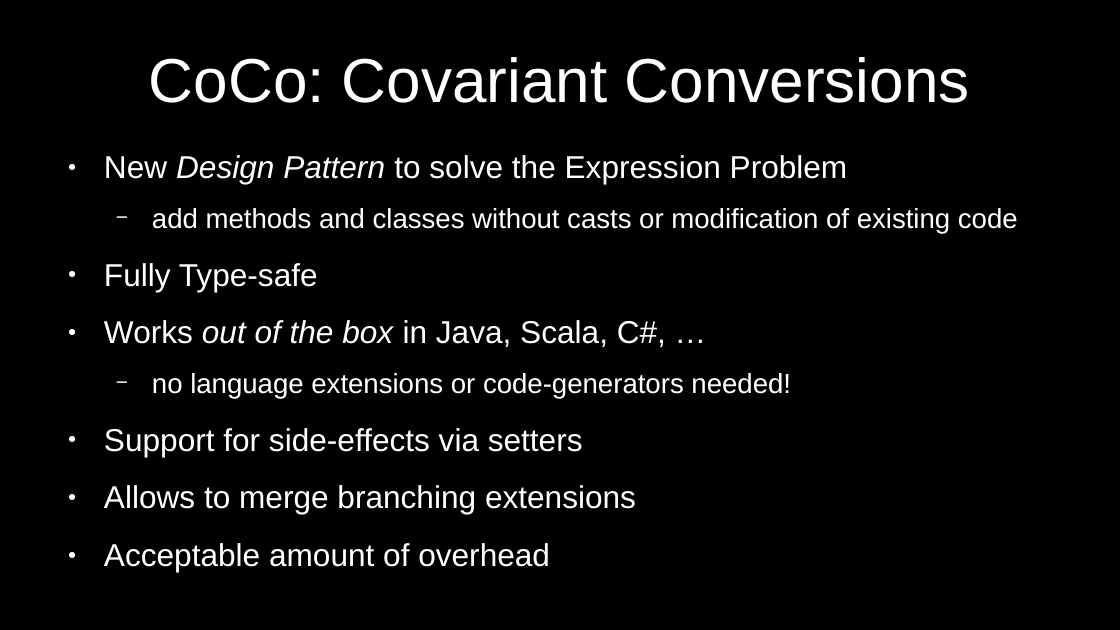
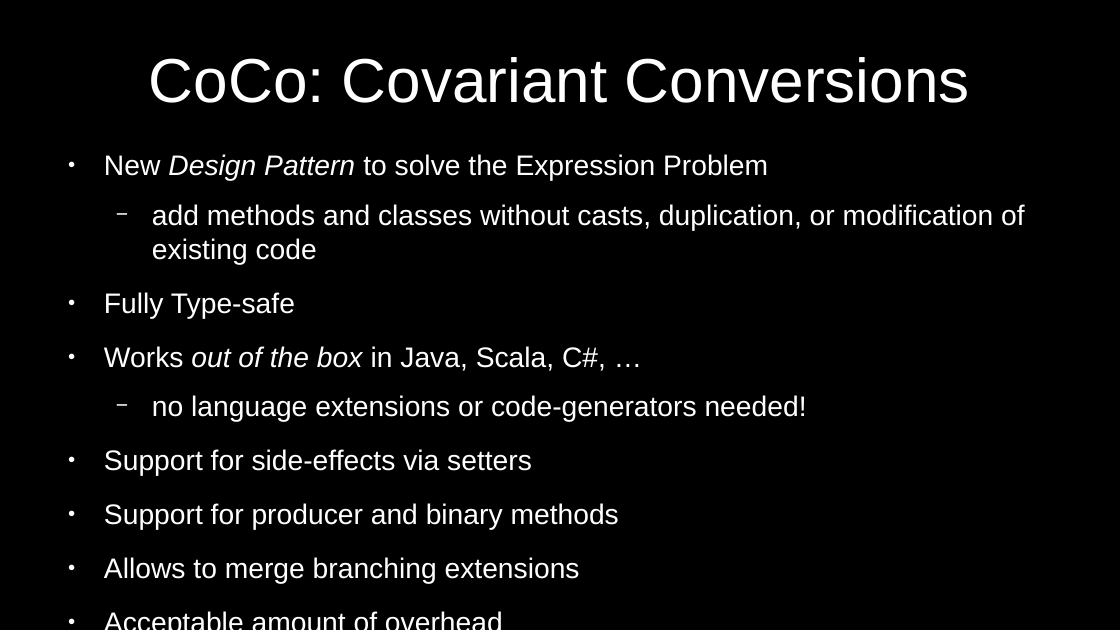
Before and after one commit to JanBessai/ecoop-coco-presentation, a slide deck: slide 2 of slides/slides.odp. Drawn at 1120x630 pixels with LibreOffice and Linux fonts; fonts in the diff are those of the drawing. Boxes give left, top, right and bottom in pixels: in the first picture for what was removed or moved away, otherwise in the second. Text is boxed around its words. In the diff, an @@ line names an element or a change of style, - is before the commit and + after.

```diff
--- a/slides/slides.odp
+++ b/slides/slides.odp
@@ text at [104, 154, 807, 584]: size 22.4 to 20 pt in "New Design Pattern to solve the Expression ...", "Fully Type-safe", "Works out of the box in Java, ...", "Support for side-effects via setters" and 2 more places; size 19.6 to 20 pt in "no language extensions or code-generators needed!" @@
@@ text at [152, 204, 1025, 265]: text changed; size 19.6 to 20 pt @@
-  − add methods and classes without casts or modification of existing code
+  − add methods and classes without casts, duplication, or modification of existing code
@@ text at [104, 503, 619, 530]: paragraph added @@
+● Support for producer and binary methods
```
Also in this commit, not shown: 1 slide added, 2 other files.
